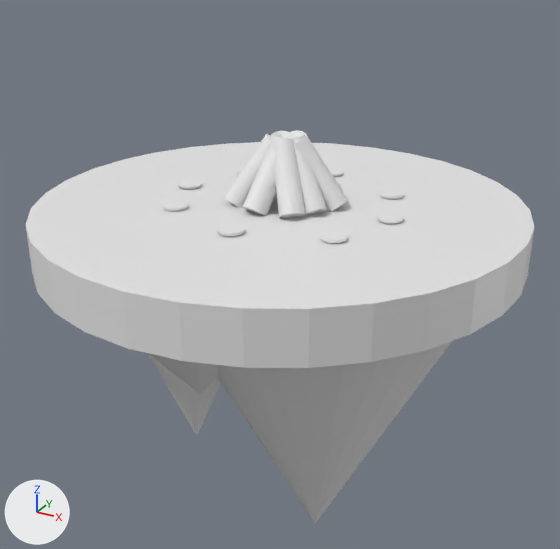
Two versions of the glTF model homeisland-camp.glb, one commit apart.
Both versions are drawn from a 50 mm lens placed at (1.47, -2.67, 1.11), pointed at (-0.02, 0.04, -0.25). Lighting does not change. The marker at lower left points along +X, +Y and +Z. Where no turn or scale is listed for an object, it has been applied to the vertices.
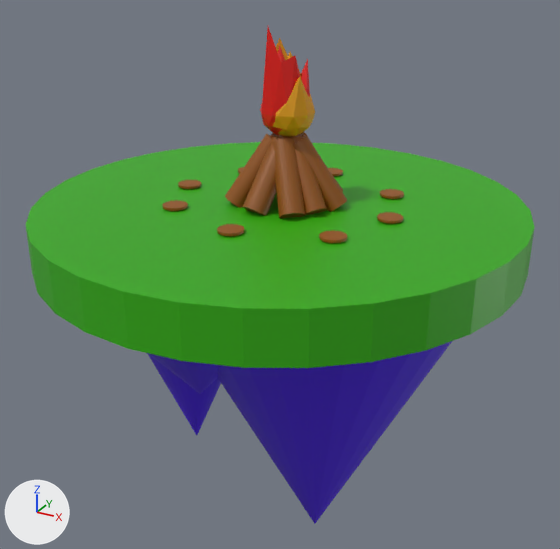
Boxes (x1, y1, x2, y2) around the edits, measured in the pictures (560 x 549 px):
'Cylinder', recoloured (white to green): (26, 142, 534, 368) in both
'Cone.001', recoloured (grey to blue): (218, 341, 452, 524) in both
'Icosphere.001', added (red): after (260, 27, 310, 135)
'Cylinder.003', recoloured (white to brown): (271, 138, 305, 218) in both
'Cone', recoloured (grey to blue): (147, 353, 221, 435) in both
'Icosphere', added (orange): after (273, 38, 315, 137)
'Cylinder.004', recoloured (white to brown): (243, 137, 282, 216) in both
'Cylinder.007', recoloured (grey to brown): (294, 136, 347, 211) in both
'Cone.003', recoloured (grey to blue): (148, 353, 218, 394) in both
'Cylinder.002', recoloured (white to brown): (225, 134, 273, 208) in both
'Cylinder.008', recoloured (white to brown): (290, 136, 327, 215) in both
'Cylinder.016', recoloured (white to brown): (319, 231, 347, 243) in both
'Cylinder.017', recoloured (white to brown): (217, 224, 245, 236) in both
'Cylinder.010', recoloured (white to brown): (377, 212, 404, 224) in both
'Cylinder.015', recoloured (white to brown): (163, 200, 188, 211) in both
'Cylinder.011', recoloured (white to brown): (380, 189, 404, 199) in both
'Cylinder.014', recoloured (white to brown): (178, 180, 201, 189) in both

The edits, one by one:
Material 'Brown' (mat_brown) is new.
Its base color is (0.283, 0.0799, 0.00318) (brown #91500a).
Material 'Blue' (mat_blue) is new.
Its base color is (0.0704, 0.0136, 0.8) (blue #4b1fe7).
Material 'Green' (mat_green) is new.
Its base color is (0.0314, 0.407, 0.0) (green #32ab00).
Material 'Fire2' (mat_fire2) is new.
Its base color is (0.8, 0.00228, 0.0) (red #e70800).
Material 'Fire1' (mat_fire1) is new.
Its base color is (0.8, 0.329, 0.00166) (orange #e79b05).
me_cylinder has 64 vertices, 124 faces and spans x -1.0..1.0, y -1.0..1.0, z -0.1..0.1.
me_cylinder now uses material mat_green (green #32ab00).
me_cone has 33 vertices, 62 faces and spans x -0.5..0.5, y -0.5..0.5, z -0.6..0.6.
me_cone now uses material mat_blue (blue #4b1fe7).
me_cone_001 has 33 vertices, 62 faces and spans x -0.75..0.75, y -0.75..0.75, z -0.75..0.75.
me_cone_001 now uses material mat_blue (blue #4b1fe7).
me_cone_003 has 33 vertices, 62 faces and spans x -0.5..0.5, y -0.5..0.5, z -0.3..0.3.
me_cone_003 now uses material mat_blue (blue #4b1fe7).
me_cylinder_002 has 64 vertices, 124 faces and spans x -0.11..0.11, y -0.102..0.102, z -0.152..0.152.
me_cylinder_002 now uses material mat_brown (brown #91500a).
me_cylinder_003 has 64 vertices, 124 faces and spans x -0.102..0.102, y -0.111..0.111, z -0.152..0.152.
me_cylinder_003 now uses material mat_brown (brown #91500a).
me_cylinder_004 has 64 vertices, 124 faces and spans x -0.071..0.071, y -0.125..0.125, z -0.152..0.152.
me_cylinder_004 now uses material mat_brown (brown #91500a).
me_cylinder_007 has 64 vertices, 124 faces and spans x -0.126..0.126, y -0.064..0.064, z -0.152..0.152.
me_cylinder_007 now uses material mat_brown (brown #91500a).
me_cylinder_008 has 64 vertices, 124 faces and spans x -0.117..0.117, y -0.092..0.092, z -0.152..0.152.
me_cylinder_008 now uses material mat_brown (brown #91500a).
me_cylinder_010 has 64 vertices, 124 faces and spans x -0.05..0.05, y -0.05..0.05, z -0.005..0.005.
me_cylinder_010 now uses material mat_brown (brown #91500a).
me_cylinder_011 has 64 vertices, 124 faces and spans x -0.05..0.05, y -0.05..0.05, z -0.005..0.005.
me_cylinder_011 now uses material mat_brown (brown #91500a).
me_cylinder_014 has 64 vertices, 124 faces and spans x -0.05..0.05, y -0.05..0.05, z -0.005..0.005.
me_cylinder_014 now uses material mat_brown (brown #91500a).
me_cylinder_015 has 64 vertices, 124 faces and spans x -0.05..0.05, y -0.05..0.05, z -0.005..0.005.
me_cylinder_015 now uses material mat_brown (brown #91500a).
me_cylinder_016 has 64 vertices, 124 faces and spans x -0.05..0.05, y -0.05..0.05, z -0.005..0.005.
me_cylinder_016 now uses material mat_brown (brown #91500a).
me_cylinder_017 has 64 vertices, 124 faces and spans x -0.05..0.05, y -0.05..0.05, z -0.005..0.005.
me_cylinder_017 now uses material mat_brown (brown #91500a).
Mesh me_icosphere_001 is new.
It has 42 vertices, 80 faces and spans x -0.095..0.095, y -0.1..0.1, z -0.1..0.326.
It uses material mat_fire2 (red #e70800).
Mesh me_icosphere is new.
It has 42 vertices, 80 faces and spans x -0.095..0.095, y -0.1..0.1, z -0.1..0.267.
It uses material mat_fire1 (orange #e79b05).
Object 'Icosphere.001' (ob_icosphere_001) is new; it shows me_icosphere_001.
Its location is (0.025, -0.003, 0.474).
Object 'Icosphere' (ob_icosphere) is new; it shows me_icosphere.
Its location is (0.044, -0.003, 0.474).
